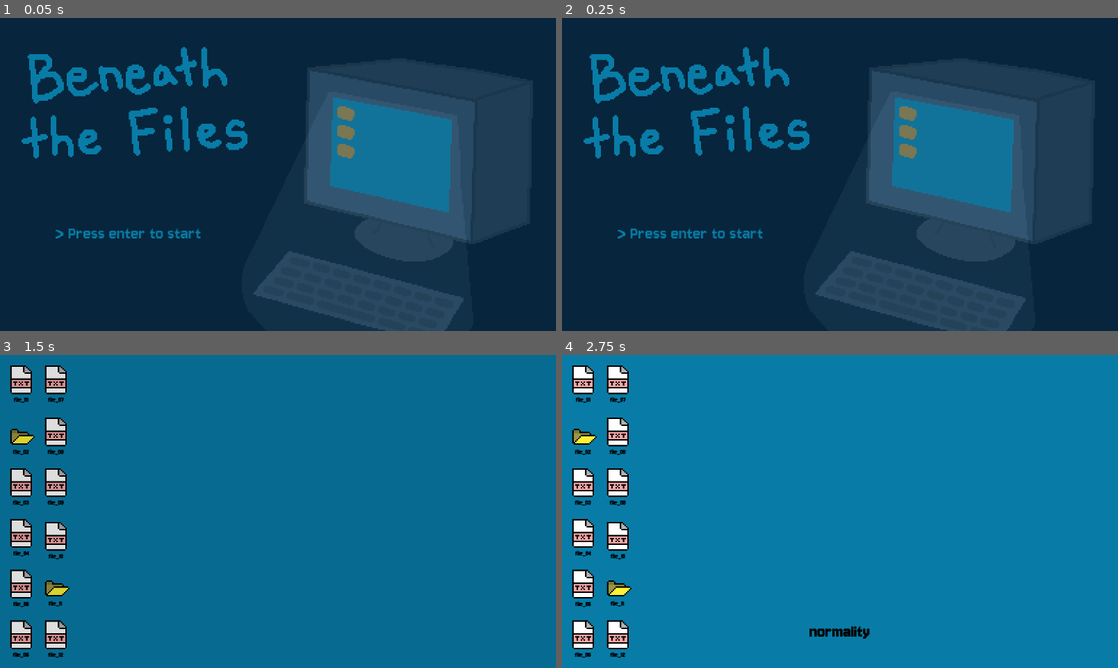
Above: before the commit, frames 1-4 (two rows, left to right).
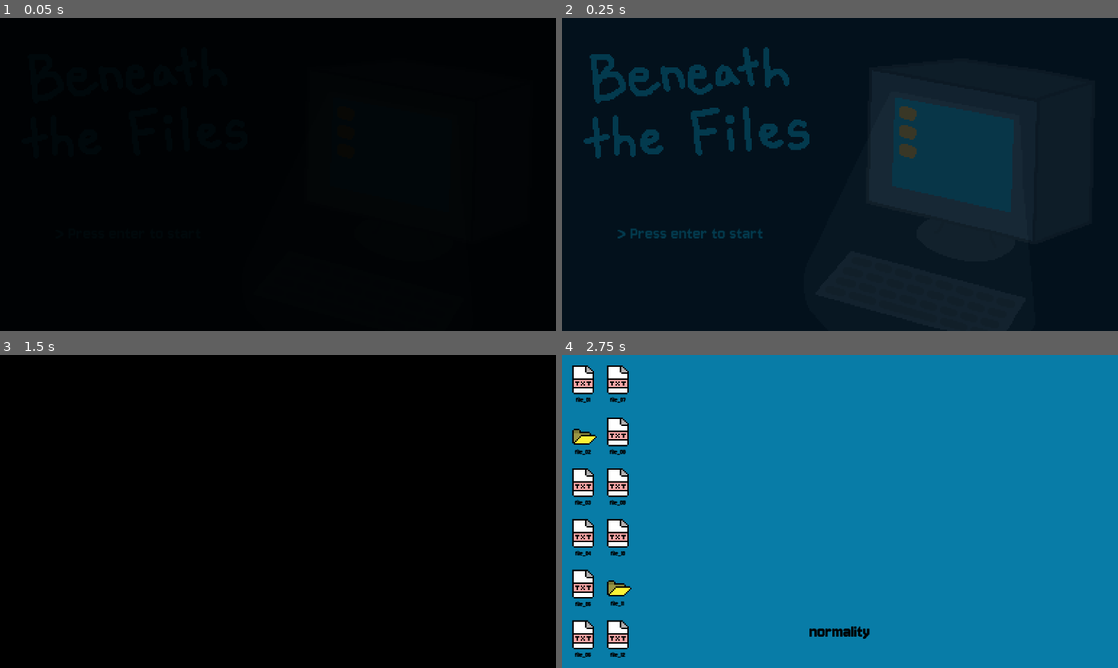
Above: after the commit, the same moments.

Repository: solicht88/beneath_the_files
Game: Godot game, scene res://scenes/title_screen.tscn
The game is run twice, just before and just after one commit, with the same random seed, the same clock (stepped at 60 frames per second) and the same inputs.
Inputs (mouse positions are in pixels of both pictures, inside the frame that each line leads up to):
- Up to frame 1 (0.05 s): no input
- Up to frame 2 (0.25 s): no input
- Up to frame 3 (1.5 s): tap Enter (enter) at 0.5, 1.35 s; move the mouse to (400, 495) at 0.52 s; hold Enter (enter) 0.53-1.28 s; click (400, 495) at 0.6 s; move the mouse to (22, 380) at 1.27 s
- Up to frame 4 (2.75 s): click (584, 380) at 1.55 s; tap Space at 2 s; move the mouse to (567, 420) at 2.02 s; hold Enter (enter) from 2.03 s (still down); click (567, 420) at 2.1 s

The runs differ from the first frame. In frame 1, 100% of the frame differs, in the area x 0-100%, y 0-100%; in frame 2, 100%; in frame 3, 99%; in frame 4, 0.3%.

Commit message:
added ending, remaining transition animations, tutorial, fixed some errors w/ virus & file stealing

Diff:
--- a/project.godot
+++ b/project.godot
@@ -41,6 +41,11 @@
 "events": [Object(InputEventMouseButton,"resource_local_to_scene":false,"resource_name":"","device":-1,"window_id":0,"a …(259 unchanged characters)…
 ]
 }
+esc={
+"deadzone": 0.5,
+"events": [Object(InputEventKey,"resource_local_to_scene":false,"resource_name":"","device":-1,"window_id":0,"alt_pressed":false,"shift_pressed":false,"ctrl_pressed":false,"meta_pressed":false,"pressed":false,"keycode":0,"physical_keycode":4194305,"key_label":0,"unicode":0,"echo":false,"script":null)
+]
+}
 
 [rendering]
 
--- /dev/null
+++ b/scenes/ending.tscn
@@ -0,0 +1,62 @@
+[gd_scene load_steps=6 format=3 uid="uid://dkc20ljbimoyv"]
+
+[ext_resource type="Texture2D" uid="uid://d272yct2e5qlk" path="res://assets/imgs/game sprites/endinganimation-Sheet.png" id="1_abqy5"]
+[ext_resource type="Script" path="res://scripts/ending.gd" id="1_n8sav"]
+
+[sub_resource type="Animation" id="Animation_pp6m4"]
+length = 0.001
+tracks/0/type = "value"
+tracks/0/imported = false
+tracks/0/enabled = true
+tracks/0/path = NodePath("Sprite2D:frame")
+tracks/0/interp = 1
+tracks/0/loop_wrap = true
+tracks/0/keys = {
+"times": PackedFloat32Array(0),
+"transitions": PackedFloat32Array(1),
+"update": 1,
+"values": [0]
+}
+
+[sub_resource type="Animation" id="Animation_1x5op"]
+resource_name = "end"
+length = 4.0
+step = 0.05
+tracks/0/type = "value"
+tracks/0/imported = false
+tracks/0/enabled = true
+tracks/0/path = NodePath("Sprite2D:frame")
+tracks/0/interp = 1
+tracks/0/loop_wrap = true
+tracks/0/keys = {
+"times": PackedFloat32Array(0, 0.1, 0.2, 0.3, 0.4, 0.5, 0.6, 0.7),
+"transitions": PackedFloat32Array(1, 1, 1, 1, 1, 1, 1, 1),
+"update": 1,
+"values": [0, 1, 2, 3, 4, 5, 6, 7]
+}
+
+[sub_resource type="AnimationLibrary" id="AnimationLibrary_cgdq1"]
+_data = {
+"RESET": SubResource("Animation_pp6m4"),
+"end": SubResource("Animation_1x5op")
+}
+
+[node name="ending" type="Node2D"]
+script = ExtResource("1_n8sav")
+
+[node name="ColorRect" type="ColorRect" parent="."]
+z_index = 1
+custom_minimum_size = Vector2(1920, 1080)
+offset_right = 40.0
+offset_bottom = 40.0
+color = Color(0, 0, 0, 0.392157)
+
+[node name="Sprite2D" type="Sprite2D" parent="."]
+position = Vector2(960, 540)
+texture = ExtResource("1_abqy5")
+hframes = 8
+
+[node name="AnimationPlayer" type="AnimationPlayer" parent="."]
+libraries = {
+"": SubResource("AnimationLibrary_cgdq1")
+}
--- a/scenes/game/game.tscn
+++ b/scenes/game/game.tscn
@@ -1,9 +1,10 @@
-[gd_scene load_steps=6 format=3 uid="uid://0iuxa61gs4sw"]
+[gd_scene load_steps=7 format=3 uid="uid://0iuxa61gs4sw"]
 
 [ext_resource type="Texture2D" uid="uid://beolvprxa1opo" path="res://assets/imgs/game sprites/Desktop.png" id="1_d0kyf"]
 [ext_resource type="Script" path="res://scripts/game/game.gd" id="1_kq0ji"]
 [ext_resource type="PackedScene" uid="uid://kwmuhnup116s" path="res://scenes/game/sprites/file.tscn" id="3_1mlka"]
 [ext_resource type="PackedScene" uid="uid://dilb03pqjg4he" path="res://scenes/game/sprites/folder.tscn" id="4_1wjt3"]
+[ext_resource type="PackedScene" uid="uid://cgsp0immour76" path="res://scenes/game/tutorial.tscn" id="6_85jc7"]
 [ext_resource type="Theme" uid="uid://cccmvbftnanij" path="res://scenes/themes/rich_text_label.tres" id="6_u2c7n"]
 
 [node name="game" type="Node2D"]
@@ -43,7 +44,7 @@
 position = Vector2(140, 375)
 
 [node name="file_10" parent="files" instance=ExtResource("3_1mlka")]
-position = Vector2(140, 560)
+position = Vector2(140, 550)
 
 [node name="file_11" parent="files" instance=ExtResource("4_1wjt3")]
 position = Vector2(145, 753)
@@ -69,4 +70,10 @@
 wait_time = 10.0
 autostart = true
 
+[node name="tutorial" parent="." instance=ExtResource("6_85jc7")]
+offset_left = 340.0
+offset_top = 40.0
+offset_right = 340.0
+offset_bottom = 40.0
+
 [connection signal="timeout" from="virus_timer" to="." method="_on_virus_timer_timeout"]
--- a/scenes/game/sprites/window_long.tscn
+++ b/scenes/game/sprites/window_long.tscn
@@ -29,10 +29,10 @@
 offset_right = 464.0
 offset_bottom = 606.0
 theme = ExtResource("2_7lwaf")
-text = "March 2: 2:00 A.M, 2000,
-	They uncovered something and didn’t tell us. What on earth did they uncover? Before I knew it, my legs took me to the place where I found Zine’s wallet. And this time, there is blood trailed along the wall of the cave too. I could walk away right then and there, but, but something is keeping me… I have to uncover what is in the branching cave. If I don't, then I know that I will regret it for the rest of my life. Going against my good sense, I ventured deeper into the cave.
+text = "March 3: 3:25 A.M
+	W-what is that? I stared and stared. A lady with a sickly milk coloured face with thick black hair spilling down, covering her face. She is wearing a traditional white kimono with a large red obi. She turned to me. Suddenly, her neck and hand stretched, and it came closer and closer. I could only watch in horror as the monster’s limbs bent and twisted in weird angles. She looks just like Zine, but her teeth are pointy with blood all around her mouth and grinning at me, crazed. I took a step back, but my body wouldn’t budge an inch. “The chosen one,” a raspy voice came from the monster. “Master…Have…Came…Home…” She whispers. Suddenly her entire body shriveled and shifted, and compacted. A singular object dropped in front of me. A USB.
 
-	Alex out."
+	Alex Out."
 autowrap_mode = 2
 
 [node name="RichTextLabel" type="RichTextLabel" parent="."]
--- a/scenes/game/sprites/window_wide.tscn
+++ b/scenes/game/sprites/window_wide.tscn
@@ -28,7 +28,9 @@
 offset_right = 613.0
 offset_bottom = 472.0
 theme = ExtResource("2_ykk22")
+text = "triplez was here"
 autowrap_mode = 2
+metadata/_edit_use_anchors_ = true
 
 [connection signal="input_event" from="Area2D" to="." method="_on_area_2d_input_event"]
 [connection signal="mouse_entered" from="Area2D" to="." method="_on_area_2d_mouse_entered"]
--- a/scenes/game/tutorial.tscn
+++ b/scenes/game/tutorial.tscn
@@ -1,9 +1,49 @@
-[gd_scene format=3 uid="uid://cgsp0immour76"]
+[gd_scene load_steps=5 format=3 uid="uid://cgsp0immour76"]
+
+[ext_resource type="Script" path="res://scripts/game/tutorial.gd" id="1_hpb7a"]
+[ext_resource type="Theme" uid="uid://bqf8rudx067vu" path="res://scenes/themes/window_text.tres" id="2_8riw2"]
+[ext_resource type="Texture2D" uid="uid://43y5yxj26w33" path="res://assets/imgs/game sprites/window2.png" id="2_a20la"]
+
+[sub_resource type="CircleShape2D" id="CircleShape2D_rtrdi"]
+radius = 10.4403
 
 [node name="tutorial" type="Control"]
+z_index = 2
 layout_mode = 3
 anchors_preset = 15
 anchor_right = 1.0
 anchor_bottom = 1.0
 grow_horizontal = 2
 grow_vertical = 2
+script = ExtResource("1_hpb7a")
+
+[node name="window" type="Node2D" parent="."]
+
+[node name="Sprite2D" type="Sprite2D" parent="window"]
+position = Vector2(160, 126)
+scale = Vector2(0.5, 0.5)
+texture = ExtResource("2_a20la")
+
+[node name="Area2D" type="Area2D" parent="window"]
+
+[node name="CollisionShape2D" type="CollisionShape2D" parent="window/Area2D"]
+position = Vector2(26, 30)
+shape = SubResource("CircleShape2D_rtrdi")
+
+[node name="Label" type="Label" parent="window"]
+custom_minimum_size = Vector2(292, 188)
+offset_left = 13.0
+offset_top = 47.0
+offset_right = 305.0
+offset_bottom = 231.0
+theme = ExtResource("2_8riw2")
+text = "> Select a file by clicking it to investigate for any viruses
+
+	<esc> to skip
+	<enter> to continue"
+autowrap_mode = 2
+metadata/_edit_use_anchors_ = true
+
+[connection signal="input_event" from="window/Area2D" to="." method="_on_area_2d_input_event"]
+[connection signal="mouse_entered" from="window/Area2D" to="." method="_on_area_2d_mouse_entered"]
+[connection signal="mouse_exited" from="window/Area2D" to="." method="_on_area_2d_mouse_exited"]
--- /dev/null
+++ b/scripts/ending.gd
@@ -0,0 +1,20 @@
+extends Node2D
+
+
+# TODO: touch up this w/ yan
+
+# Called when the node enters the scene tree for the first time.
+func _ready():
+	await ready
+	Global.fade_out()
+	await get_tree().create_timer(0.5).timeout
+	$AnimationPlayer.play("end")
+	await $AnimationPlayer.animation_finished
+	Global.fade_in()
+	await get_tree().create_timer(0.5).timeout
+	get_tree().change_scene_to_file("res://scenes/title_screen.tscn")
+
+
+# Called every frame. 'delta' is the elapsed time since the previous frame.
+func _process(delta):
+	pass
--- a/scripts/game/file.gd
+++ b/scripts/game/file.gd
@@ -5,7 +5,7 @@
 
 
 var can_click = true
-var being_taken = false
+var has_opened = false
 
 
 # Called when the node enters the scene tree for the first time.
--- a/scripts/game/folder.gd
+++ b/scripts/game/folder.gd
@@ -5,6 +5,7 @@
 
 
 var can_click = true
+var has_opened = false
 
 
 # Called when the node enters the scene tree for the first time.
@@ -22,6 +23,8 @@
 	if Input.is_action_just_pressed("click") and can_click:
 		open_file.emit(self.name)
 
+
+
 func _on_area_2d_mouse_entered():
 	if can_click:
 		Input.set_default_cursor_shape(Input.CURSOR_POINTING_HAND)
@@ -29,3 +32,7 @@
 
 func _on_area_2d_mouse_exited():
 	Input.set_default_cursor_shape(Input.CURSOR_ARROW)
+
+
+func _being_taken():
+	pass
--- a/scripts/game/game.gd
+++ b/scripts/game/game.gd
@@ -10,6 +10,11 @@
 var window_long = preload("res://scenes/game/sprites/window_long.tscn")
 var window_wide = preload("res://scenes/game/sprites/window_wide.tscn")
 var virus_node = preload("res://scenes/game/sprites/virus.tscn")
+
+
+# TODO: add music
+# TODO: implement other possible files
+# TODO: playtest, game balancing
 
 
 # Called when the node enters the scene tree for the first time.
@@ -36,6 +41,7 @@
 		if file.name == file_name:
 			cur_file_index = i
 		file.can_click = false
+		file.has_opened = true
 		i += 1
 
 	randomize()
@@ -87,10 +93,8 @@
 				else:
 					$RichTextLabel.text = "[center][color=#0a2f4b]" + cur_word.substr(0, cur_letter_index) + "[/color]" + cur_word.substr(cur_letter_index)
 
-# TODO: virus takes a file
-# TODO: prevent from taking virus file + currently open file
 
-
+# virus takes a file
 var virus_target = null
 var virus_target_position = null
 
@@ -103,7 +107,10 @@
 	await get_tree().create_timer(0.1).timeout
 	virus_target.position = virus_target_position
 	await get_tree().create_timer(0.1).timeout
-	virus_target.can_click = true
+
+	if not virus_target.has_opened:
+		virus_target.can_click = true
+		print("here")
 
 	virus_target = null
 	virus_target_position = null
@@ -119,6 +126,7 @@
 	var virus_can_take = false
 	var virus = virus_node.instantiate()
 
+	# prevent from taking virus file + currently open file
 	while not virus_can_take:
 		virus_target = $files.get_children().pick_random()
 		var target_index = $files.get_children().find(virus_target)
--- /dev/null
+++ b/scripts/game/tutorial.gd
@@ -0,0 +1,62 @@
+extends Control
+
+
+var tutorial = [
+	[Vector2(340, 40), "> Select a file by clicking it to investigate for any viruses
+
+	<esc> to skip
+	<enter> to continue"],
+	[Vector2(796, 620), "> Type the password shown below to unlock the file's contents
+
+	<enter> to continue"],
+	[Vector2(340, 410), "> Read and close text or image files by clicking the 'x' in the title bar
+
+	<enter> to continue"],
+	[Vector2(340, 40), "> Repeatedly click the virus stealing your files
+
+	<enter> to continue"],
+	[Vector2(340, 40), "> Repeat previous steps until you find the virus in the computer
+
+	<enter> to continue"]
+]
+var cur_step = 0
+
+
+# Called when the node enters the scene tree for the first time.
+func _ready():
+	pass # Replace with function body.
+
+
+# Called every frame. 'delta' is the elapsed time since the previous frame.
+func _process(_delta):
+	pass
+
+
+func _on_area_2d_mouse_entered():
+	Input.set_default_cursor_shape(Input.CURSOR_POINTING_HAND)
+
+
+func _on_area_2d_mouse_exited():
+	Input.set_default_cursor_shape(Input.CURSOR_ARROW)
+
+
+func _on_area_2d_input_event(_viewport, _event, _shape_idx):
+	if Input.is_action_just_pressed("click"):
+		Input.set_default_cursor_shape(Input.CURSOR_ARROW)
+		queue_free()
+
+
+func _input(event):
+	if event.is_action_pressed("esc"):
+		queue_free()
+	elif Input.is_action_pressed("enter"):
+		cur_step += 1
+		if cur_step == 5:
+			queue_free()
+		else:
+			_proceed_tutorial(cur_step)
+
+
+func _proceed_tutorial(index):
+	self.position = tutorial[index][0]
+	$window/Label.text = tutorial[index][1]
--- a/scripts/game/virus.gd
+++ b/scripts/game/virus.gd
@@ -38,6 +38,7 @@
 		target.position.x = move_toward(target.position.x, 1920, speed*delta)
 		if position.x >= 2020:
 			target_taken.emit()
+			queue_free()
 
 
 func _on_area_2d_mouse_entered():
--- a/scripts/game/window_long.gd
+++ b/scripts/game/window_long.gd
@@ -11,7 +11,8 @@
 		if window_text == "virus":
 			self.visible = false
 			Global.fade_in()
-			get_tree().change_scene_to_file("res://scenes/title_screen.tscn")
+			await get_tree().create_timer(0.5).timeout
+			get_tree().change_scene_to_file("res://scenes/ending.tscn")
 		else:
 			$Label.text = window_text
 	else:
--- a/scripts/game/window_wide.gd
+++ b/scripts/game/window_wide.gd
@@ -11,7 +11,8 @@
 		if window_text == "virus":
 			self.visible = false
 			Global.fade_in()
-			get_tree().change_scene_to_file("res://scenes/title_screen.tscn")
+			await get_tree().create_timer(0.5).timeout
+			get_tree().change_scene_to_file("res://scenes/ending.tscn")
 		else:
 			$Label.text = window_text
 	else:
--- a/scripts/global.gd
+++ b/scripts/global.gd
@@ -123,6 +123,7 @@
 	Alex out.",
 	"March 3: 3:25 A.M
 	W-what is that? I stared and stared. A lady with a sickly milk coloured face with thick black hair spilling down, cove …(625 unchanged characters)…
+
 	Alex Out.",
 	"April 19th: 11:30 P.M, 2000,
 	From that day on, I promised myself that I would never check what the USB contained, but curiosity got the better of me, and I tentatively plugged it into my computer.
--- a/scripts/title_screen.gd
+++ b/scripts/title_screen.gd
@@ -3,12 +3,24 @@
 
 # Called when the node enters the scene tree for the first time.
 func _ready():
-	pass # Replace with function body.
+	await ready
+	Global.fade_out()
+	await get_tree().create_timer(0.5).timeout
 
 
 # Called every frame. 'delta' is the elapsed time since the previous frame.
 func _process(_delta):
+	'''
 	if Input.is_action_just_pressed("enter"):
 		Global.fade_in()
 		await get_tree().create_timer(0.5).timeout
 		get_tree().change_scene_to_file("res://scenes/game/game.tscn")
+	'''
+	pass
+
+
+func _input(event):
+	if event.is_action_pressed("enter"):
+		Global.fade_in()
+		await get_tree().create_timer(0.5).timeout
+		get_tree().change_scene_to_file("res://scenes/game/game.tscn")
